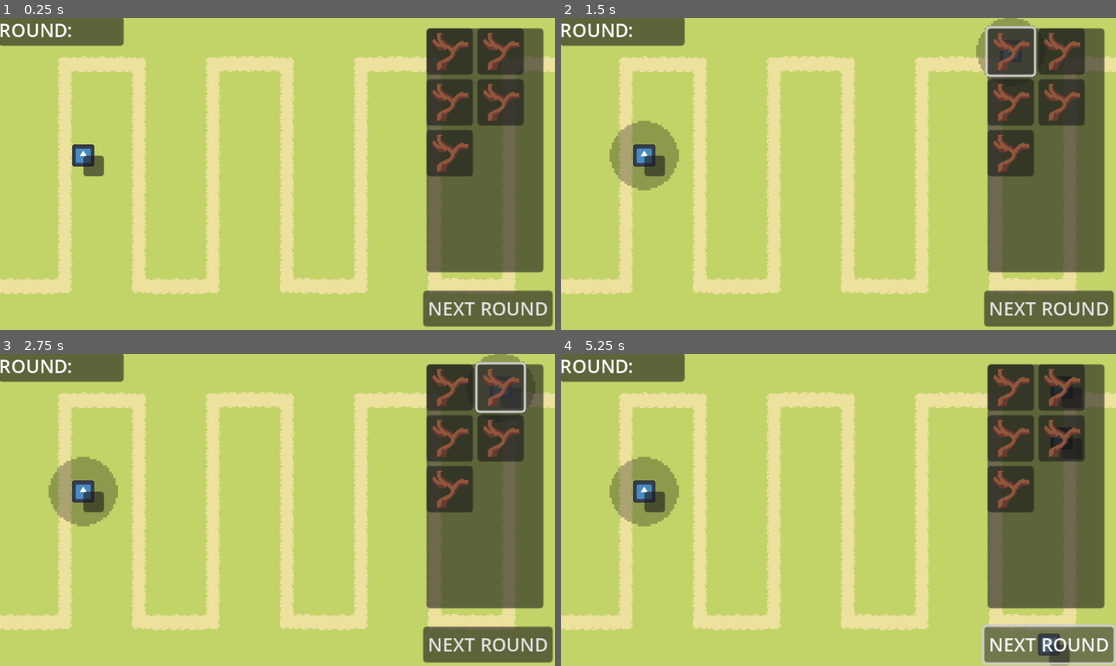
Above: before the commit, frames 1-4 (two rows, left to right).
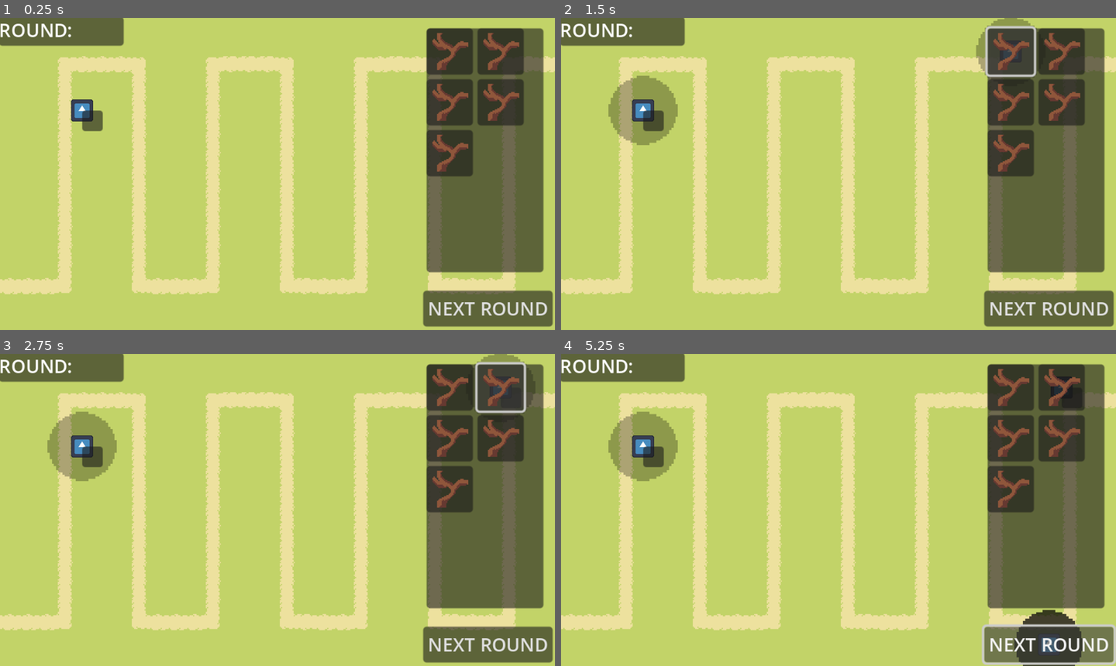
Above: after the commit, the same moments.

Repository: MindVisceral/BoneTD
Game: Godot game, scene res://Levels/Level1/Level1.tscn
Same seed, same stepped clock (60 frames per second), same inputs: the game is played once before the commit and once after it. The engine's default icon, where the game draws it, is replaced by a stand-in: a white triangle on a blue panel in a dark square.
Inputs (mouse positions are in pixels of both pictures, inside the frame that each line leads up to; where the layout moved, square brackets give the same spot in the first picture):
- Up to frame 1 (0.25 s): no input
- Up to frame 2 (1.5 s): click (655, 120) [655, 164] at 0.5 s; click (1010, 52) at 1.25 s
- Up to frame 3 (2.75 s): click (499, 388) at 2 s
- Up to frame 4 (5.25 s): click (1010, 438) at 2.75 s; click (1060, 438) at 3.5 s; click (1010, 488) at 4.25 s; click "NEXT ROUND" at 5 s

The runs differ from the first frame. In frame 1, 0.9% of the frame differs, in the area x 12-19%, y 26-51%; in frame 2, 3.4%; in frame 3, 3.4%; in frame 4, 4.7%, in the area x 8-94%, y 18-100%.

Commit message:
Now TowerHandler handles Tower selection

Diff:
--- a/Entities/Enemies/BaseEnemy/BaseSelectButton.gd
+++ b/Entities/Enemies/BaseEnemy/BaseSelectButton.gd
@@ -13,5 +13,5 @@
 func _on_pressed() -> void:
 	## Only allow the Player to pick and place one Tower at a time.
 	## TempTower Node also checks for this.
-	if Globals.player_placing_tower == false:
-		tower_handler.prepare_new_tower(tower_reference)
+	#if Globals.player_placing_tower == false:
+	tower_handler.prepare_new_tower(tower_reference)
--- a/Entities/Towers/BaseTower/BaseTower.gd
+++ b/Entities/Towers/BaseTower/BaseTower.gd
@@ -4,6 +4,22 @@
 extends StaticBody2D
 
 ###-------------------------------------------------------------------------###
+##### Editor-only stuff
+###-------------------------------------------------------------------------###
+
+@export_group("Editor-only")
+
+## Reference to the level's TowerHandler, the parent of this child Tower.
+## This is an @export-ed variable (for when a Tower is placed by the level author),
+## but it is overwritten by this Tower's TempTower when this Tower is placed and added as a child.
+@export var tower_handler: TowerHandler = null:
+	set(p_handler):
+		if p_handler != tower_handler:
+			tower_handler = p_handler
+			update_configuration_warnings()
+
+
+###-------------------------------------------------------------------------###
 ##### References
 ###-------------------------------------------------------------------------###
 
@@ -27,6 +43,7 @@
 
 ## Node which rotates to face the Enemy. This way, TowerRange and TowerRangeVisuals don't rotate
 @export var rotation_pivot: Node2D
+
 
 ###-------------------------------------------------------------------------###
 ##### Enemy-related Variables
@@ -103,16 +120,44 @@
 var angle_to_current_target: float
 
 
+###-------------------------------------------------------------------------###
+##### Editor-only stuff
+###-------------------------------------------------------------------------###
+
+func _get_configuration_warnings() -> PackedStringArray:
+	var warnings = []
+
+	if tower_handler == null:
+		warnings.append("TowerHandler must be selected as an @export-ed variable
+			when a Tower is placed in Editor!")
+
+	return warnings
+
+
+###-------------------------------------------------------------------------###
+##### Functions
+###-------------------------------------------------------------------------###
+
 func _ready() -> void:
-	## The update_tower_visuals function is called whenever the Globals Autoload
-	## fires the new_tower_selected signal - which is when a new Tower is selected.
-	Globals.new_tower_selected.connect(update_tower_visuals)
-
-	update_tower_visuals()
+
+	call_deferred("setup")
 
 	## Set ShotDelayTimer's wait_time and start it up
 	ShotDelayTimer.wait_time = shot_delay
 	ShotDelayTimer.start()
+
+
+###-------------------------------------------------------------------------###
+##### Setup functions
+###-------------------------------------------------------------------------###
+
+## Setup this Tower
+func setup() -> void:
+	## The update_tower_visuals function is called whenever the TowerHandler
+	## fires the new_tower_selected signal - which is when a new Tower is selected.
+	tower_handler.new_tower_selected.connect(update_tower_visuals)
+
+	update_tower_visuals()
 
 
 ###-------------------------------------------------------------------------###
@@ -248,14 +293,13 @@
 			tower_range_collider.shape.radius * range_to_range_visuals_rate)
 
 
-	## Everything that follows only matters when not in Editor
-	if !Engine.is_editor_hint():
-
+	## Everything that follows only matters when not in the Editor
+	if not Engine.is_editor_hint():
 		## Toggle TowerRangeVisuals visibility;
 		## If a Tower is selected...
-		if Globals.player_selected_tower == true:
+		if tower_handler.player_selected_tower == true:
 			## And the selected Tower is this Tower...
-			if Globals.selected_tower_ref == self:
+			if tower_handler.selected_tower_ref == self:
 				## Make this Tower's TowerRangeVisuals visible
 				tower_range_visuals.visible = true
 			## Otherwise, make TowerRangeVisuals invisible
@@ -273,12 +317,12 @@
 	print("PRESSED")
 
 	## We only care about the Player selecting this Tower if they're not currently placing a Tower
-	if Globals.player_placing_tower == false:
+	if tower_handler.player_placing_tower == false:
 		## Make it known that a Tower is currently selected and that it is this Tower
-		Globals.player_selected_tower = true
-		Globals.selected_tower_ref = self
+		tower_handler.player_selected_tower = true
+		tower_handler.selected_tower_ref = self
 
 	## Other Tower must be know that they are not selected!
-	Globals.new_tower_selected.emit()
+	tower_handler.new_tower_selected.emit()
 
 	update_tower_visuals()
--- a/Entities/Towers/TempTower.gd
+++ b/Entities/Towers/TempTower.gd
@@ -23,8 +23,8 @@
 ## This is passed by the TowerHandler
 var tower_to_be_placed: PackedScene
 
-## New Towers will be added as children of the 'Towers' Node. The TowerHandler passes this.
-var towers_node_reference: Node2D
+## New Towers will be added as children of the TowerHandler Node
+var tower_handler: TowerHandler
 
 
 ###-------------------------------------------------------------------------###
@@ -43,7 +43,7 @@
 
 func _ready() -> void:
 	## Register that the Player is currently holding and trying to place a Tower
-	Globals.player_placing_tower = true
+	tower_handler.player_placing_tower = true
 
 	call_deferred("setup")
 
@@ -61,14 +61,17 @@
 
 			## Place the Tower [it was already instantiated on _setup()]
 			new_tower.global_position = self.global_position
-			towers_node_reference.add_child(new_tower)
+			new_tower.tower_handler = self.tower_handler
+			tower_handler.add_child(new_tower)
+			tower_handler.all_placed_towers.append(new_tower)
 
-			Globals.player_placing_tower = false
+			tower_handler.player_placing_tower = false
 			self.queue_free()
+
 
 	## Cancel placing the Tower.
 	elif Input.is_action_just_pressed("RMB"):
-		Globals.player_placing_tower = false
+		tower_handler.player_placing_tower = false
 		self.queue_free()
 
 
@@ -108,6 +111,9 @@
 	## NOTE: This new_tower is global in this script and it will be used when placing the Tower
 	new_tower = tower_to_be_placed.instantiate()
 
+	## This new_tower requires tower_handler to function
+	new_tower.tower_handler = self.tower_handler
+
 	## We manually make the new_tower update it's visuals.
 	## Await-ing for that to be done on _ready() doesn't seem to work.
 	new_tower.update_tower_visuals()
--- a/Globals.gd
+++ b/Globals.gd
@@ -4,26 +4,3 @@
 ## It's an Autoload, loaded the moment the game is launched, in every single scene,
 ## accesible by every Node in the Tree.
 #####
-
-#####
-## Tower placing stuff
-#####
-
-## Is the Player holding and currently trying to place down a Tower?
-## This action should prevent some Inputs from registering, like selecting a placed Tower.
-var player_placing_tower: bool = false
-
-
-
-#####
-## Tower selection stuff
-#####
-
-signal new_tower_selected
-
-## Does the Player have a Tower selected right now?
-## This allows for a Tower's upgrade menu to show up. Only one Tower may be selected at a time.
-var player_selected_tower: bool = false
-#
-## Which Tower specifically is selected at the moment?
-var selected_tower_ref: BaseTower = null
--- a/Levels/Level1/Level1.tscn
+++ b/Levels/Level1/Level1.tscn
@@ -442,8 +442,9 @@
 
 [node name="TowerHandler" parent="." instance=ExtResource("4_6772l")]
 
-[node name="StickGuy" parent="TowerHandler/Towers" index="0" instance=ExtResource("5_0yo07")]
-position = Vector2(72, 119)
+[node name="StickGuy" parent="TowerHandler" node_paths=PackedStringArray("tower_handler") instance=ExtResource("5_0yo07")]
+position = Vector2(71, 80)
+tower_handler = NodePath("..")
 
 [node name="MovementPath" type="Path2D" parent="."]
 z_index = 1
--- a/Levels/TowerHandler.gd
+++ b/Levels/TowerHandler.gd
@@ -1,5 +1,9 @@
 class_name TowerHandler
 extends Node2D
+
+###-------------------------------------------------------------------------###
+##### References
+###-------------------------------------------------------------------------###
 
 @export_group("References")
 
@@ -7,8 +11,38 @@
 ## That's the placeholder which follows the mouse and displays where a Tower will be placed.
 @export var temp_tower: PackedScene
 
-## New Towers will be added as children of the 'Towers' Node
-@export var towers_node_reference: Node2D
+
+###-------------------------------------------------------------------------###
+##### Tower placing stuff
+###-------------------------------------------------------------------------###
+
+## Is the Player holding and currently trying to place down a Tower?
+## This action should prevent some Inputs from registering, like selecting a placed Tower.
+var player_placing_tower: bool = false
+
+
+###-------------------------------------------------------------------------###
+##### Tower selection stuff
+###-------------------------------------------------------------------------###
+
+## Whenever a new Tower is selected, this signal is fired. This is to let all the Tower that
+## they are not selected to make sure that only one Tower may be selected at a time.
+signal new_tower_selected
+
+## Does the Player have a Tower selected right now?
+## This allows for a Tower's upgrade menu to show up. Only one Tower may be selected at a time.
+var player_selected_tower: bool = false
+#
+## Which Tower specifically is selected at the moment?
+var selected_tower_ref: BaseTower = null
+
+
+###-------------------------------------------------------------------------###
+##### Spawned Tower stuff
+###-------------------------------------------------------------------------###
+
+## All the Tower currently placed (children of the towers_node_reference "Towers" Node)
+var all_placed_towers: Array
 
 
 ## Prepare a Tower to be placed, as dictated by a Tower's SelectButton
@@ -17,8 +51,9 @@
 	## Instantiate a TempTower
 	var new_TempTower = temp_tower.instantiate()
 
-	## Pass the right references.
+	## Pass the right references to the TempTower Node.
+	## It will add the actual Tower as a child of this TowerHandler Node
 	new_TempTower.tower_to_be_placed = tower_reference
-	new_TempTower.towers_node_reference = towers_node_reference
+	new_TempTower.tower_handler = self
 
-	towers_node_reference.add_child(new_TempTower)
+	self.add_child(new_TempTower)
--- a/Levels/TowerHandler.tscn
+++ b/Levels/TowerHandler.tscn
@@ -3,9 +3,6 @@
 [ext_resource type="Script" path="res://Levels/TowerHandler.gd" id="1_bnhgg"]
 [ext_resource type="PackedScene" uid="uid://dheaw4xfjifiv" path="res://Entities/Towers/TempTower.tscn" id="2_omsf6"]
 
-[node name="TowerHandler" type="Node2D" node_paths=PackedStringArray("towers_node_reference")]
+[node name="TowerHandler" type="Node2D"]
 script = ExtResource("1_bnhgg")
 temp_tower = ExtResource("2_omsf6")
-towers_node_reference = NodePath("Towers")
-
-[node name="Towers" type="Node2D" parent="."]
